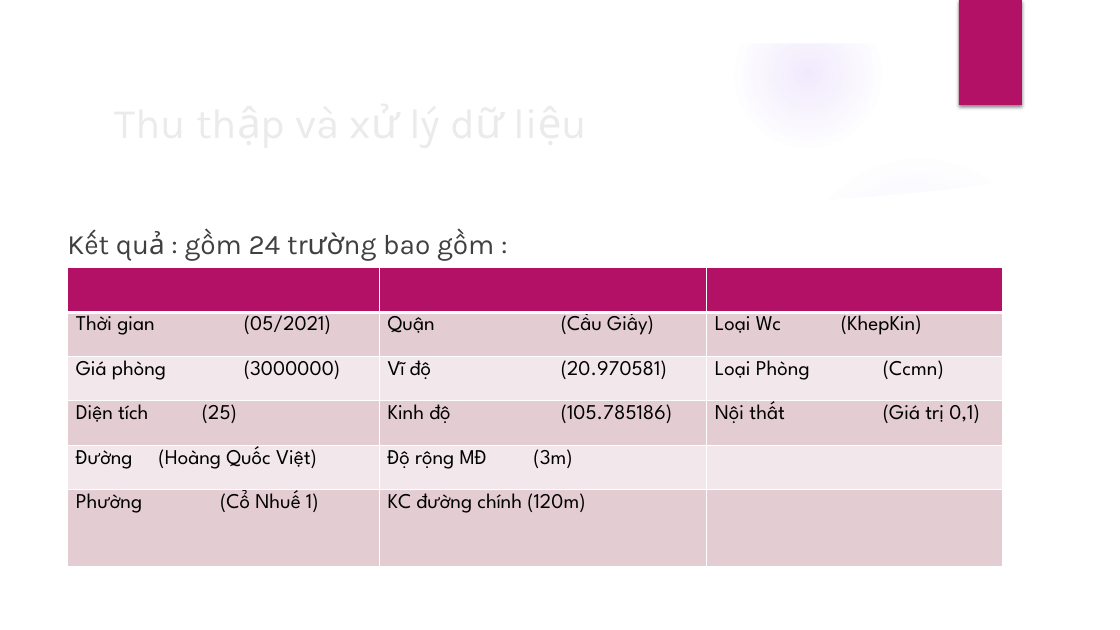
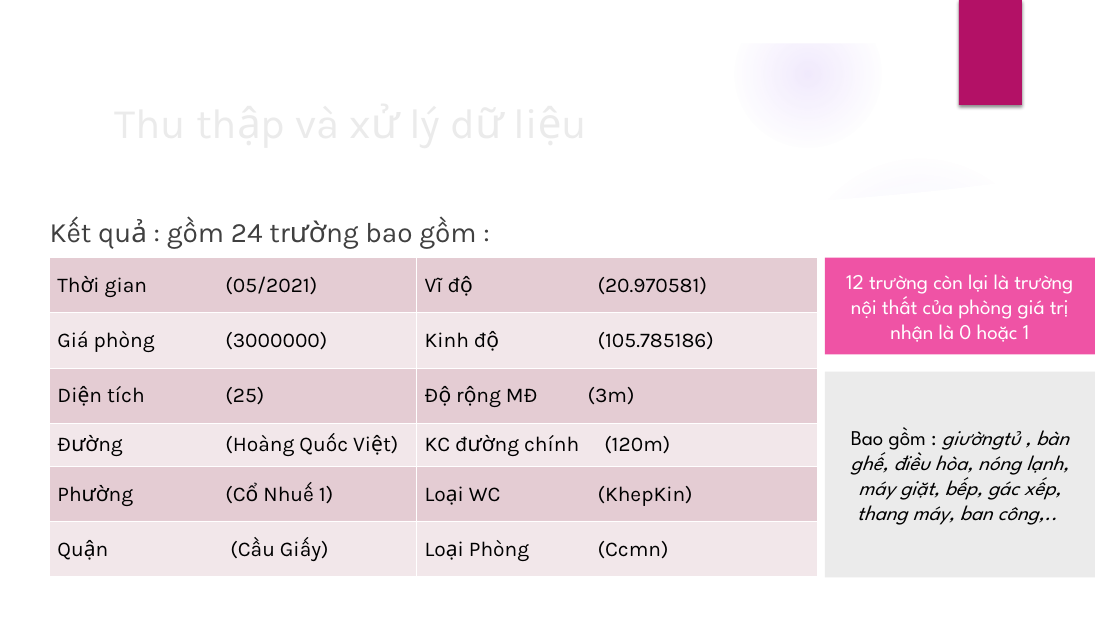
Before and after one commit to DesertFoxee/ai_room_price_prediction, a slide deck: slide 9 of Slide.pptx. Drawn at 1120x630 pixels with LibreOffice and Linux fonts; fonts in the diff are those of the drawing; background and template pictures are left out. Boxes give left, top, right and bottom in pixels: in the first picture for what was removed or moved away, otherwise in the second. Text is boxed around its words. In the diff, an @@ line names an element or a change of style, - is before the commit and + after.

```diff
--- a/Slide.pptx
+++ b/Slide.pptx
@@ text "Kết quả : gồm 24 ...": place and size @@
-text "Kết quả : gồm 24 ..." at bbox=[249, 235, 430, 255]
+text "Kết quả : gồm 24 ..." at bbox=[231, 223, 412, 243]
@@ table at bbox=[49, 258, 818, 577] @@
-column 1:  | Thời gian (05/2021) | Giá phòng (3000000) | Diện tích (25) | Đường (Hoàng Quốc Việt) | Phường (Cổ Nhuế 1)
-column 2:  | Quận (Cầu Giấy) | Vĩ độ (20.970581) | Kinh độ (105.785186) | Độ rộng MĐ (3m) | KC đường chính (120m)
-column 3:  | Loại Wc (KhepKin) | Loại Phòng (Ccmn) | Nội thất (Giá trị 0,1) |  | 
+column 1: Thời gian (05/2021) | Giá phòng (3000000) | Diện tích (25) | Đường (Hoàng Quốc Việt) | Phường (Cổ Nhuế 1) | Quận (Cầu Giấy)
+column 2: Vĩ độ (20.970581) | Kinh độ (105.785186) | Độ rộng MĐ (3m) | KC đường chính (120m) | Loại WC (KhepKin) | Loại Phòng (Ccmn)
@@ table: place and size @@
-table at bbox=[67, 268, 1003, 566]
+table at bbox=[49, 258, 818, 577]
@@ rectangle added at bbox=[825, 258, 1095, 355], fill #EF53A5, 18 pt, text #FFFFFF @@
+12 trường còn lại là trường nội thất của phòng giá trị nhận là 0 hoặc 1
@@ rectangle added at bbox=[825, 372, 1095, 578], fill #EBEBEB, 18 pt, text #000000, italic @@
+Bao gồm : giườngtủ , bàn ghế, điều hòa, nóng lạnh, máy giặt, bếp, gác xếp, thang máy, ban công,..
```
Also in this commit, not shown: 9 other slides changed, 10 other files.
